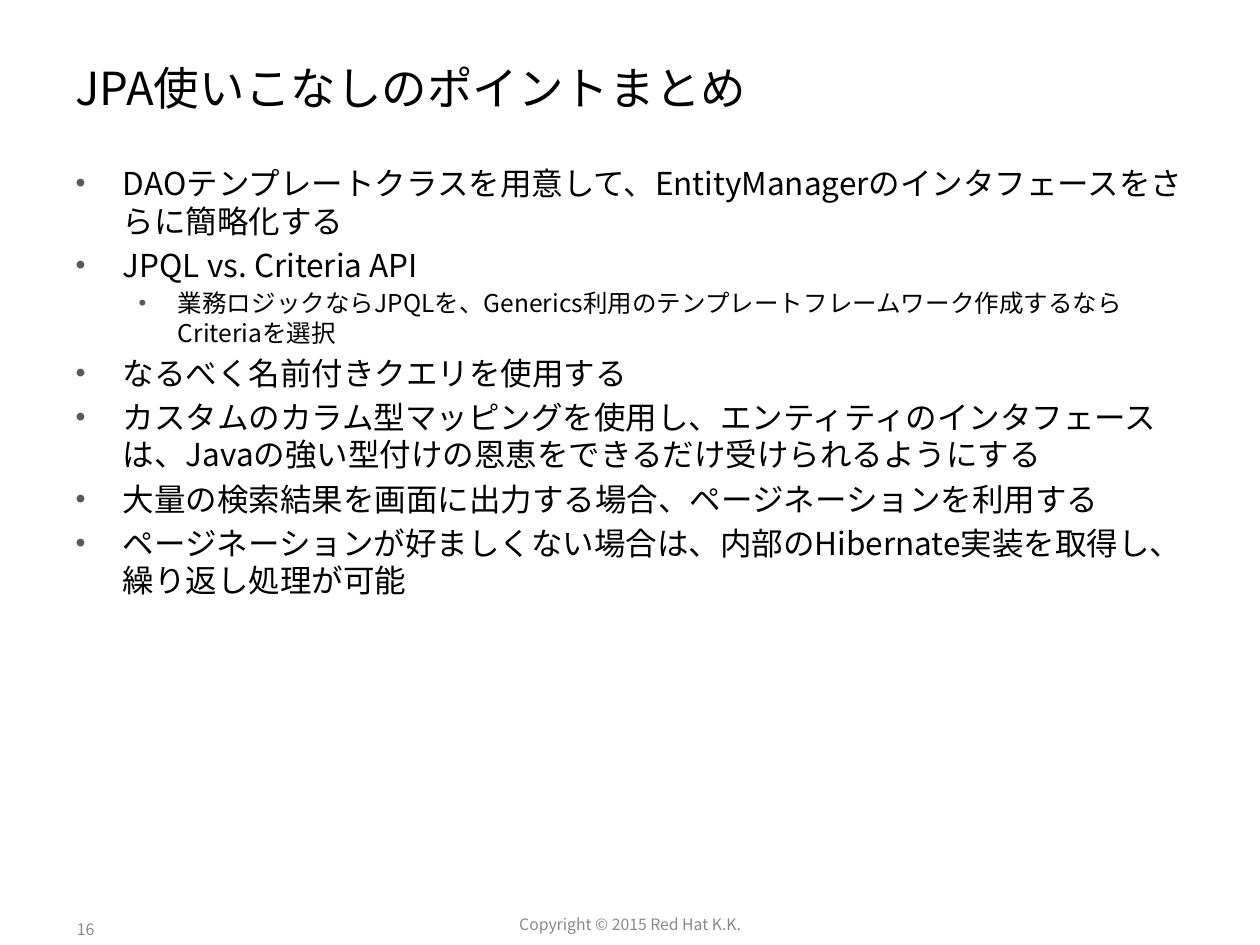
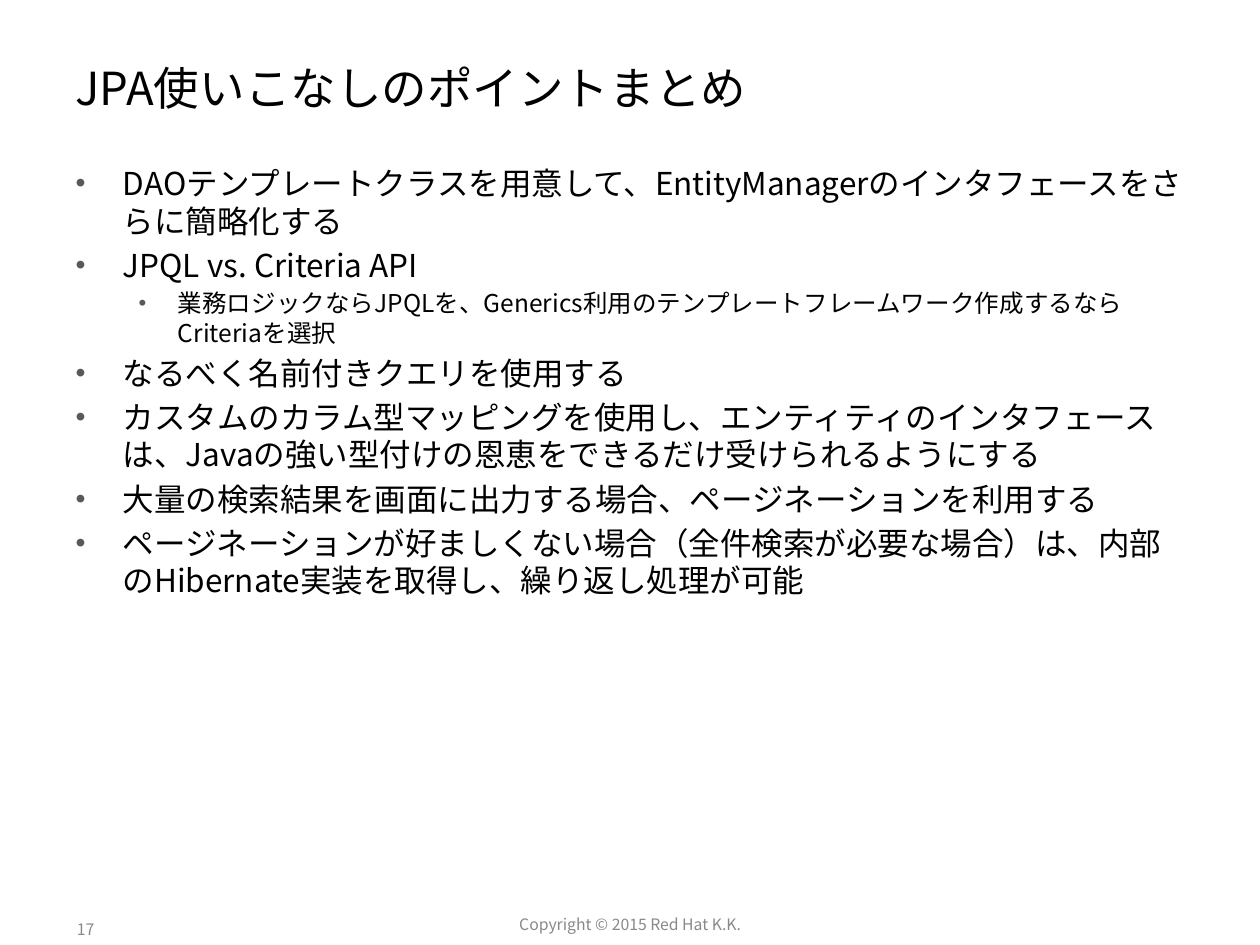
Before and after one commit to javaflavor/java-ee7-training, a slide deck: slide 17 of day4-jpa1/EAP7_Training#4 JPA.pptx (slide 16 before the commit). Drawn at 1260x945 pixels with LibreOffice and Linux fonts; fonts in the diff are those of the drawing. Boxes give left, top, right and bottom in pixels: in the first picture for what was removed or moved away, otherwise in the second. Text is boxed around its words. In the diff, an @@ line names an element or a change of style, - is before the commit and + after.

```diff
--- a/day4-jpa1/EAP7_Training#4 JPA.pptx
+++ b/day4-jpa1/EAP7_Training#4 JPA.pptx
@@ text at (123, 528, 1161, 595): text changed @@
-• ページネーションが好ましくない場合は、内部のHibernate実装を取得し、繰り返し処理が可能
+• ページネーションが好ましくない場合（全件検索が必要な場合）は、内部のHibernate実装を取得し、繰り返し処理が可能
@@ page number at (77, 923, 94, 935): text changed @@
-16
+17
```
Also in this commit, not shown: 2 other slides changed, 1 slide added, 1 other file.
